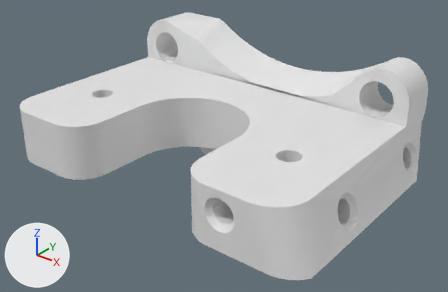
What one commit did to the Blender file production_parts/custom_parts/stilty-extruder-mount.blend.
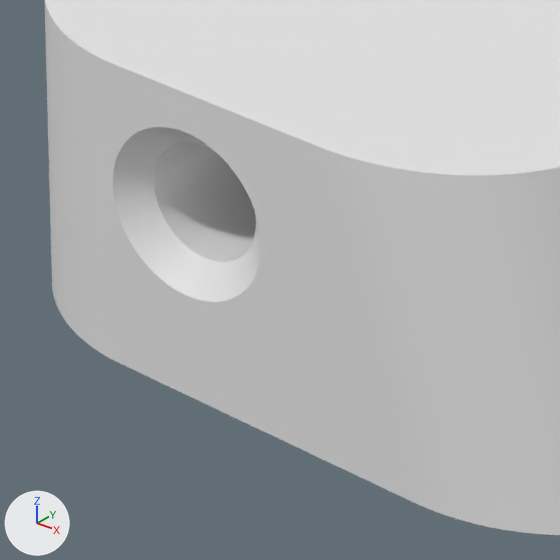
There are two pictures of each version: one whole from a camera (50 mm lens) standing at (-39.9, -144.6, 118.8) and looking at (-116.6, -48.8, 59.4), one close up on the part from 41% to 66% of the width and 59% to 98% of the height. The axes (+X, +Y, +Z) are drawn at lower left. The lights are the same throughout.

Before the edit, the objects in view are built like this:
```python
me_blenderized_mini_extruder_mount = bpy.data.meshes.new('Blenderized Mini Extruder Mount')
me_blenderized_mini_extruder_mount.from_pydata(...)  # 4383 vertices, 8782 faces; spans x -154.2..-78.6, y -76.8..-24.3, z 33.4..79.4
ob_blenderized_mini_extruder_mount = bpy.data.objects.new('Blenderized Mini Extruder Mount', me_blenderized_mini_extruder_mount)
ob_blenderized_mini_extruder_mount.location = (0.0, 0.0, 0.0)
```
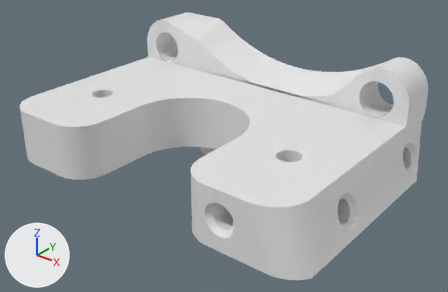
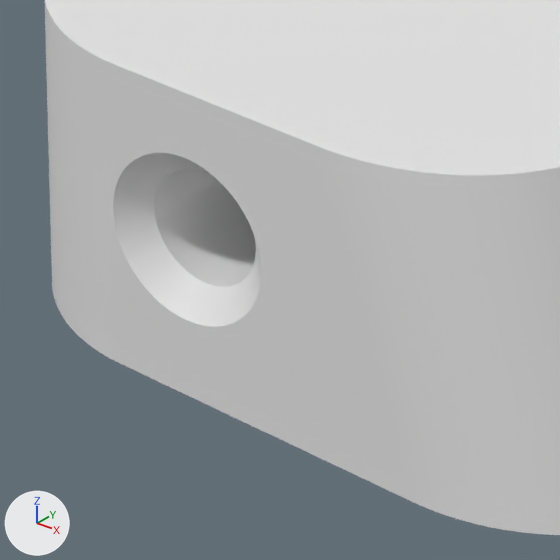
Location of each change, (x1, y1, x2, y2) in pixels of the close-ups (560 x 560 px; the box of a moved part takes in the faces that stretch with it):
```json
{"part": 1, "of": "me_blenderized_mini_extruder_mount", "change": "moved or reshaped", "before": [86, 51, 411, 501], "after": [86, 51, 411, 501]}
```

Edits to the scene script, one JSON object a line:
```json
{"block": "me_blenderized_mini_extruder_mount", "where": "me_blenderized_mini_extruder_mount.from_pydata(...)  # 4383 vertices, 8782 faces; spans x -154.2..-78.6, y -76.8..-24.3, z 33.4..79.4"}
{"block": "me_blenderized_mini_extruder_mount", "where": "# used by ob_blenderized_mini_extruder_mount; location = (0.0, 0.0, 0.0)"}
{"block": "me_blenderized_mini_extruder_mount", "change": "me_blenderized_mini_extruder_mount part 1: all 374 vertices in x -98.4..-92.0, y -76.8..-67.8, z 60.5..66.9 are moved by (0.0, 0.0, -1.0)"}
```
